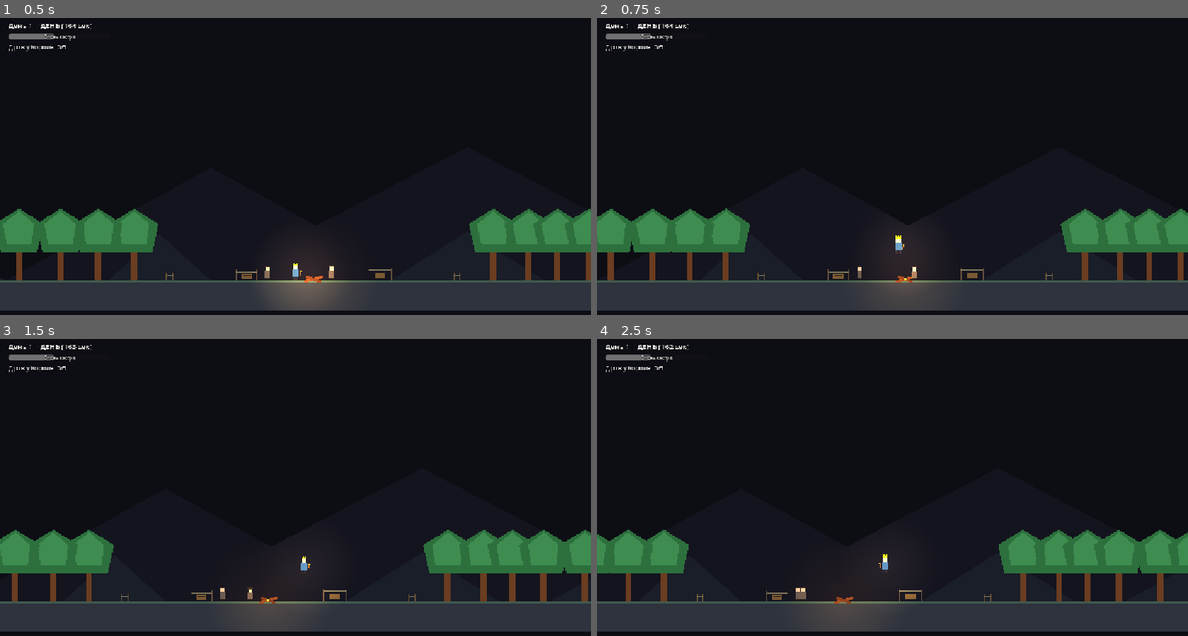
Above: before the commit, frames 1-4 (two rows, left to right).
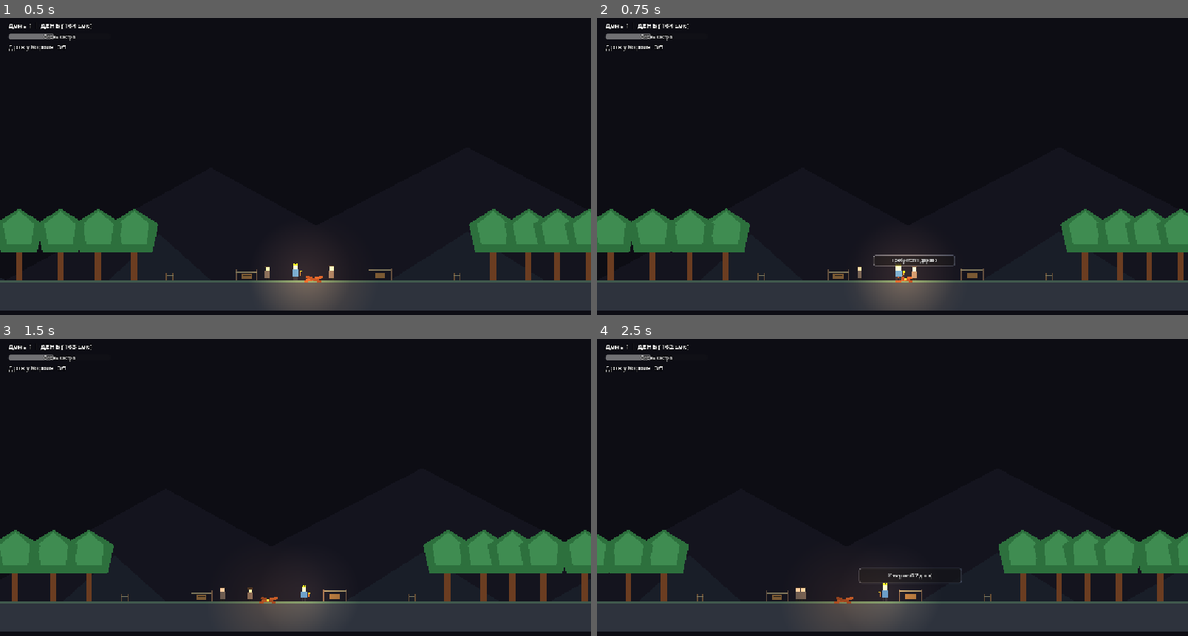
Above: after the commit, the same moments.

Repository: Kyrsadak/turkic-game-jam
Game: Godot game, scene res://scenes/main/main.tscn
Same seed, same stepped clock (60 frames per second), same inputs: the game is played once before the commit and once after it.
Inputs (mouse positions are in pixels of both pictures, inside the frame that each line leads up to):
- Up to frame 1 (0.5 s): no input
- Up to frame 2 (0.75 s): tap Enter (ui_accept) at 0.5 s; move the mouse to (1022, 160) at 0.52 s; hold D from 0.53 s (still down); hold Space from 0.53 s (still down); click (1022, 160) at 0.67 s
- Up to frame 3 (1.5 s): keep holding D; tap Enter (ui_accept) at 0.77, 0.8, 1.07, 1.35 s; move the mouse to (177, 514) at 1.27 s; release Space at 1.28 s
- Up to frame 4 (2.5 s): tap Enter (ui_accept) at 1.52, 1.82, 2.3 s; tap Space at 1.55 s; move the mouse to (951, 425) at 2.02 s; release D at 2.03 s; hold A from 2.03 s (still down); hold Space from 2.03 s (still down)

Frame 1 is identical in both runs. In frame 2, 0.4% of the frame differs, in the area x 46-61%, y 73-90%; in frame 3, 0.2%; in frame 4, 0.3%.

Commit message:
v11 (disable jump)

Diff:
--- a/scenes/player/player.gd
+++ b/scenes/player/player.gd
@@ -4,7 +4,6 @@
 signal wood_count_changed(count)
 
 @export var speed: float = 110.0
-@export var jump_velocity: float = -320.0
 @export var max_wood_carry: int = 5
 
 var gravity: float = 900.0
@@ -25,15 +24,6 @@
 	if not is_on_floor():
 		velocity.y += gravity * delta
 
-	# Прыжок (W, Space, Up или ui_accept)
-	var wants_to_jump = Input.is_action_just_pressed("ui_accept") or Input.is_key_pressed(KEY_SPACE) or Input.is_key_pressed(KEY_W) or Input.is_key_pressed(KEY_UP)
-	if wants_to_jump and is_on_floor():
-		velocity.y = jump_velocity
-
-		# Эффект сплющивания при прыжке
-		var tween = create_tween()
-		tween.tween_property(body, "scale", Vector2(0.8, 1.2), 0.1)
-		tween.tween_property(body, "scale", Vector2(1.0, 1.0), 0.15)
 
 	# Движение влево-вправо (A/D или Стрелки)
 	var direction = 0.0
